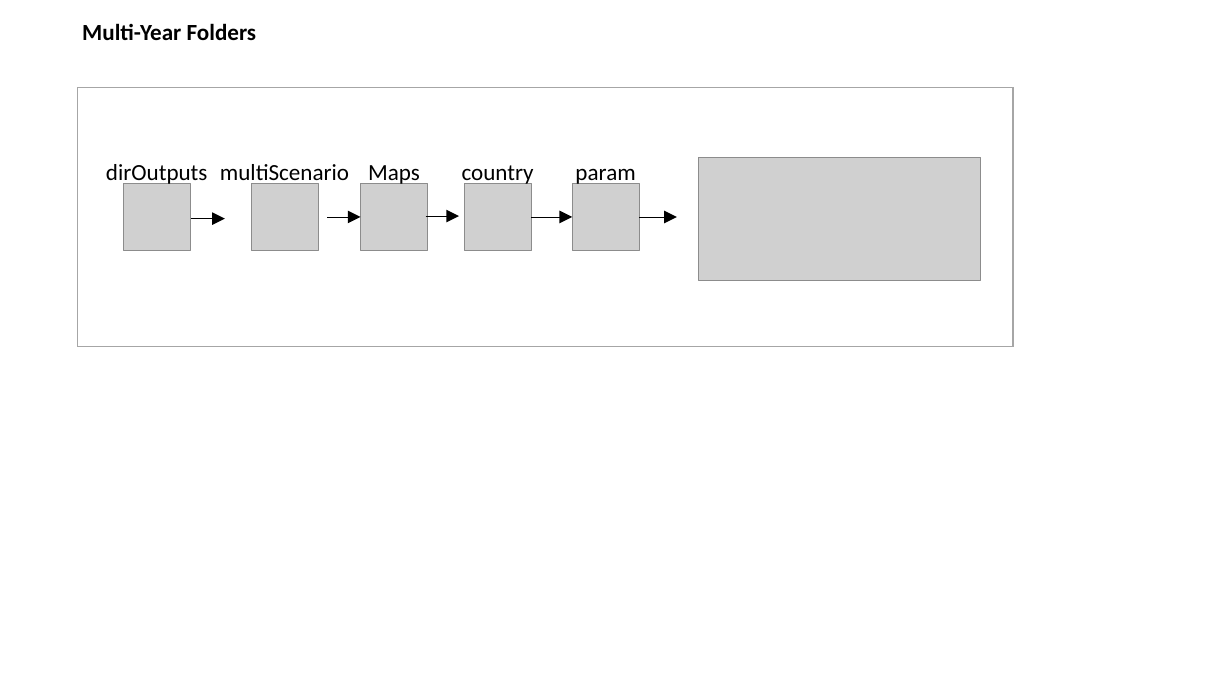
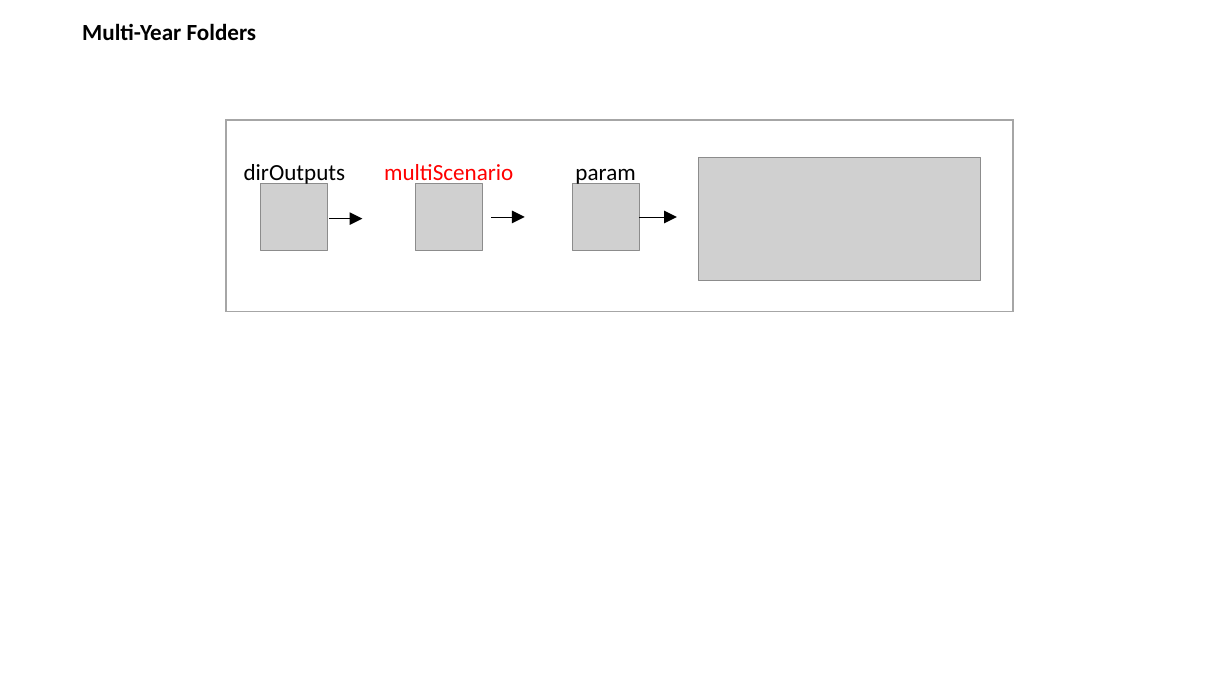
Before and after one commit to JGCRI/rmap, a slide deck: slide 33 of vignettes/vignetteFigs/00vignetteFigs.pptx (slide 32 before the commit). Drawn at 1232x693 pixels with LibreOffice and Linux fonts; fonts in the diff are those of the drawing; grey boxes stand for pictures. Boxes give left, top, right and bottom in pixels: in the first picture for what was removed or moved away, otherwise in the second. Text is boxed around its words. In the diff, an @@ line names an element or a change of style, - is before the commit and + after.

Commit message:
Adding multi-scenario and legendFixedBreaks

```diff
--- a/vignettes/vignetteFigs/00vignetteFigs.pptx
+++ b/vignettes/vignetteFigs/00vignetteFigs.pptx
@@ rectangle: place and size @@
-rectangle at (78,87,1013,347)
+rectangle at (226,120,1014,311)
@@ text "dirOutputs": place and size @@
-text "dirOutputs" at (106,164,208,187)
+text "dirOutputs" at (244,164,346,187)
@@ text "multiScenario" at (384,164,513,187): text colour #000000 to #FF0000 @@
@@ text removed at (368,165,420,187) @@
-Maps
@@ text removed at (462,165,534,187) @@
-country
@@ picture: place and size @@
-picture at (124,184,190,250)
+picture at (261,184,327,250)
@@ picture removed at (360,184,427,250) @@
@@ picture removed at (464,184,531,250) @@
@@ arrow moved from (191, 219) - (225, 219) to (329, 219) - (362, 219) @@
@@ arrow removed from (426, 216) to (459, 216) @@
@@ 1 picture, 1 text, 1 arrow: place and size @@
-1 picture, 1 text, 1 arrow at (220,164,360,250)
+1 picture, 1 text, 1 arrow at (384,164,525,250)
@@ arrow removed from (531, 217) to (572, 217) @@
```
Also in this commit, not shown: 3 other slides changed, 2 slides added, 16 other files.
